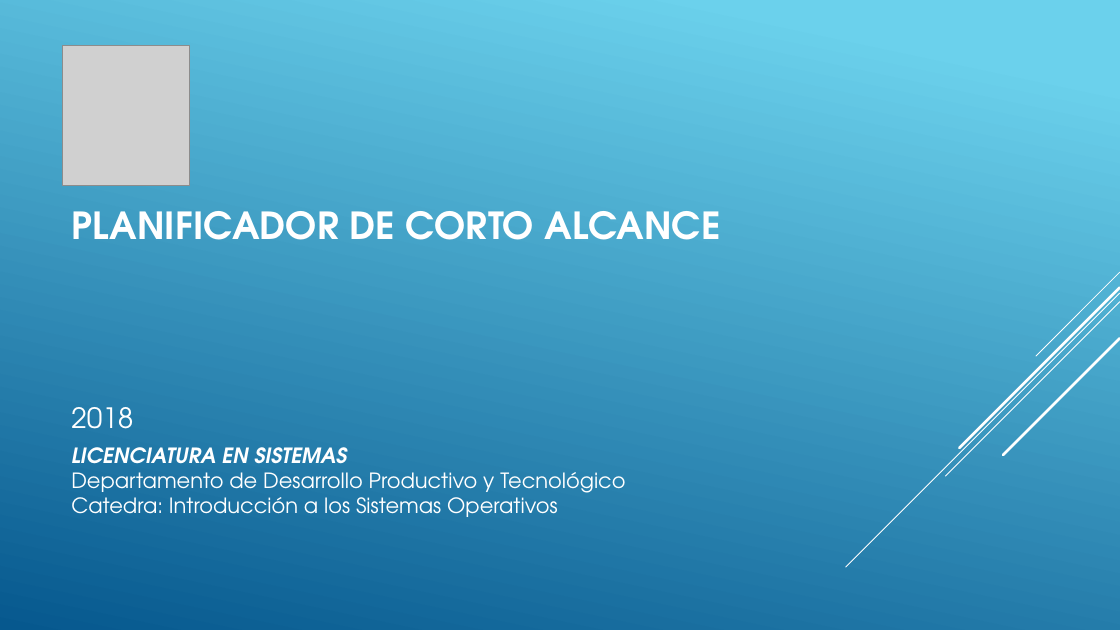
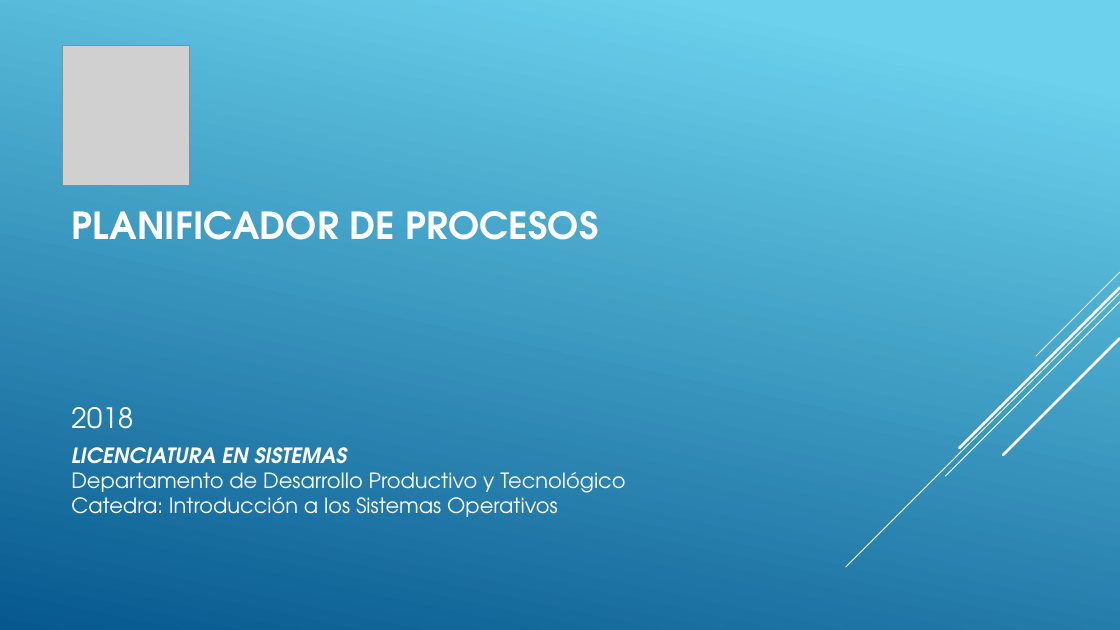
Before and after one commit to Victor-UNLa/SO.01.PlanificadorCortoAlcance, a slide deck: slide 21 of Documento/SO.01.PlanificadorCortoAlcance.pptx (slide 19 before the commit). Drawn at 1120x630 pixels with LibreOffice and Linux fonts; fonts in the diff are those of the drawing; grey boxes stand for pictures. Boxes give left, top, right and bottom in pixels: in the first picture for what was removed or moved away, otherwise in the second. Text is boxed around its words. In the diff, an @@ line names an element or a change of style, - is before the commit and + after.

Commit message:
Se Agrega admTablaProcesos y se Mejora Test
Nueva Clase admTablaProcesos
los test mostrar planificadores mejorados y mostrar Resultados Nuevo¡¡¡

```diff
--- a/Documento/SO.01.PlanificadorCortoAlcance.pptx
+++ b/Documento/SO.01.PlanificadorCortoAlcance.pptx
@@ text at [71, 211, 599, 240]: text changed @@
-PLANIFICADOR DE CORTO ALCANCE
+PLANIFICADOR DE PROCESOS
```
Also in this commit, not shown: 17 other slides changed, 2 slides added, 11 other files.
